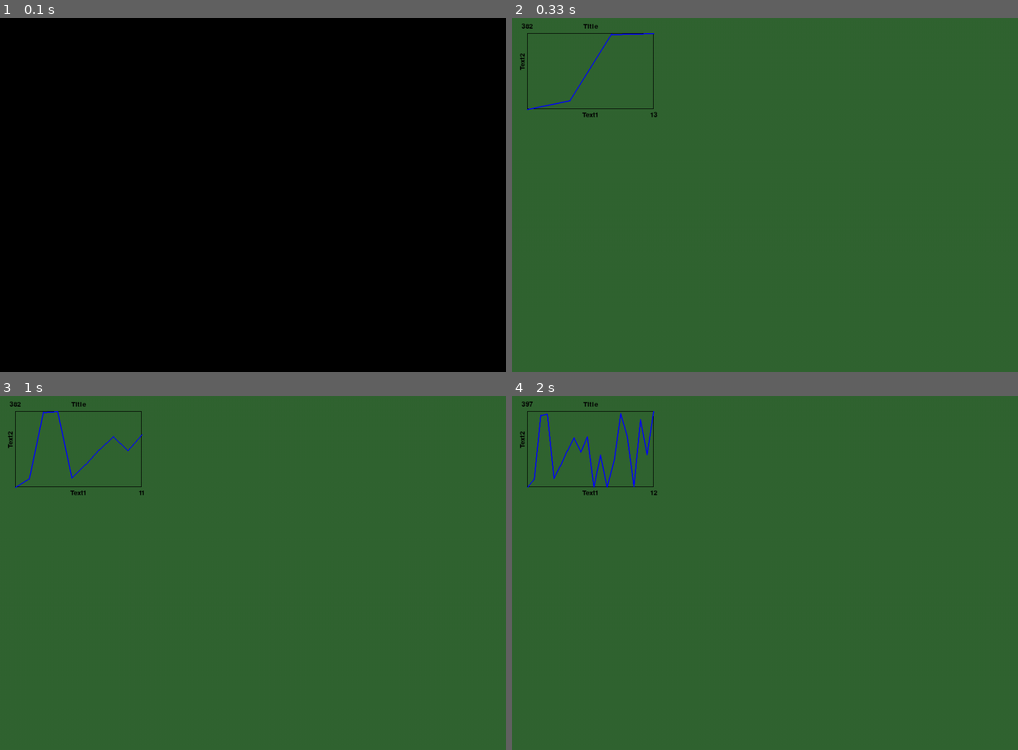
Above: before the commit, frames 1-4 (two rows, left to right).
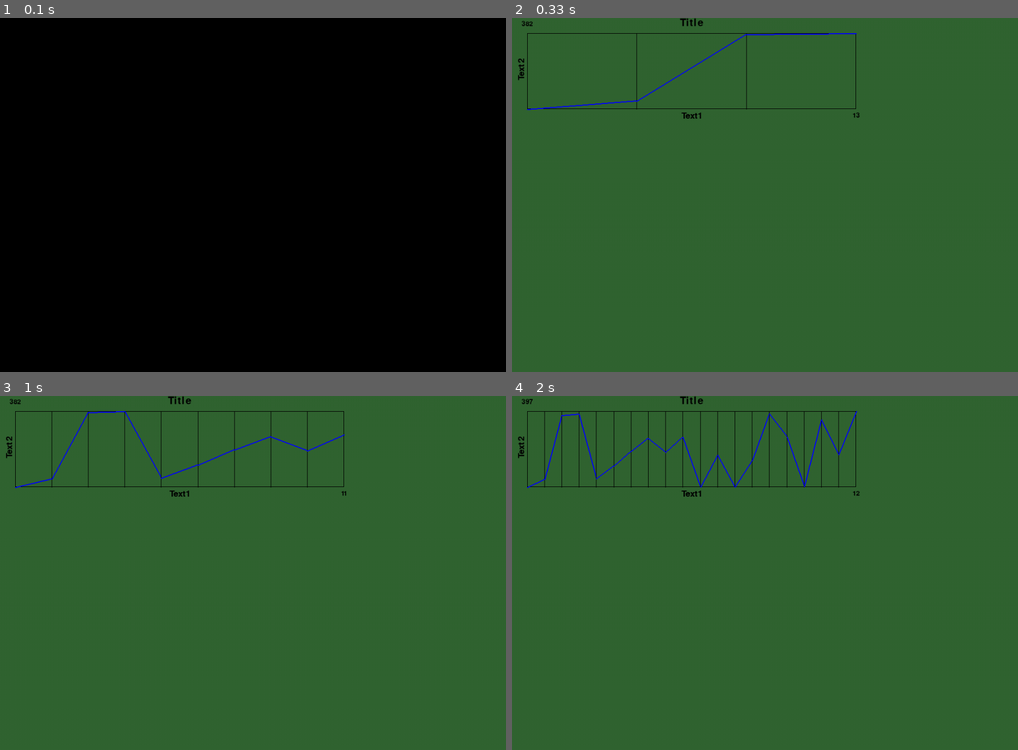
Above: after the commit, the same moments.

Repository: vallenov/pygamegraph
Game: pygame game, started from example.py
Two runs of this game, one before a commit and one after it. Both use one fixed random seed, a clock stepped at 60 frames per second and the inputs below.
Inputs:
- Up to frame 1 (0.1 s): no input
- Up to frame 2 (0.33 s): no input
- Up to frame 3 (1 s): no input
- Up to frame 4 (2 s): no input

Frame 1 is identical in both runs. In frame 2, 0.9% of the frame differs, in the area x 1-69%, y 0-29%; in frame 3, 1.2%; in frame 4, 2.0%.

Commit message:
add new features

Diff:
--- a/example.py
+++ b/example.py
@@ -26,13 +26,22 @@
         graph = BaseGraph(
             x=first,
             y=second,
-            size=(250, 150)
+            size=(650, 150)
         )
         graph.rect.left = 30  # left graph edge
         graph.rect.top = 30  # top graph edge
+
         graph.title.text = 'Title'
+        graph.title.size = 30
+
         graph.xlabel.text = 'Text1'
+        graph.xlabel.size = 25
+
         graph.ylabel.text = 'Text2'
+        graph.ylabel.size = 25
+
+        graph.grid = True
+
         graph.line_color = BLUE  # color of the line
         running = True
         while running:
